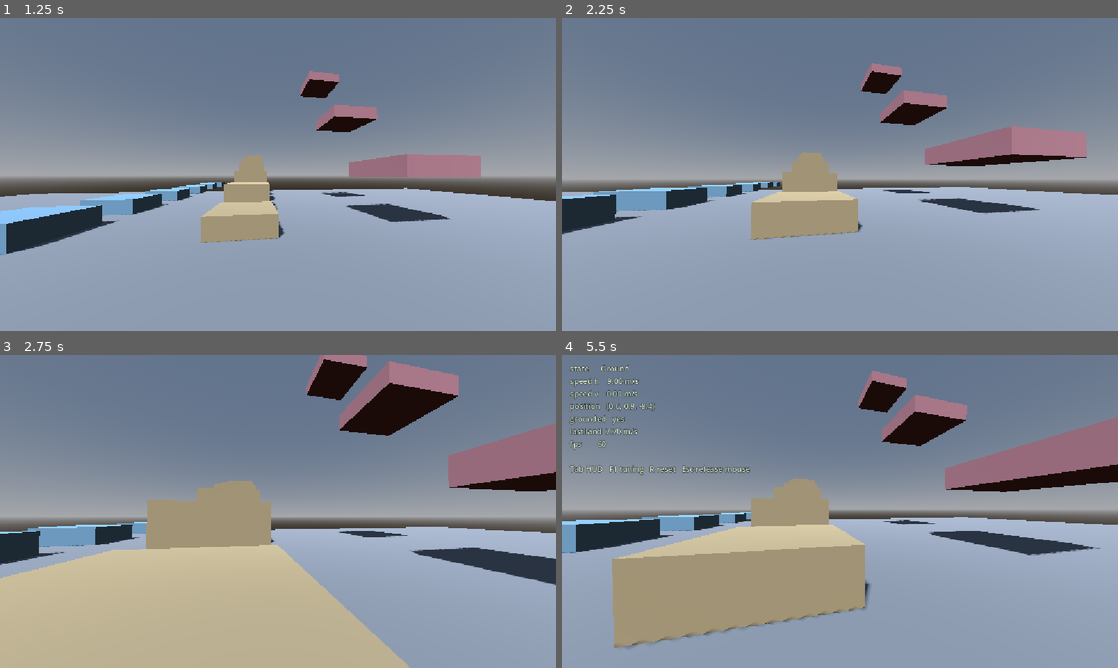
Above: before the commit, frames 1-4 (two rows, left to right).
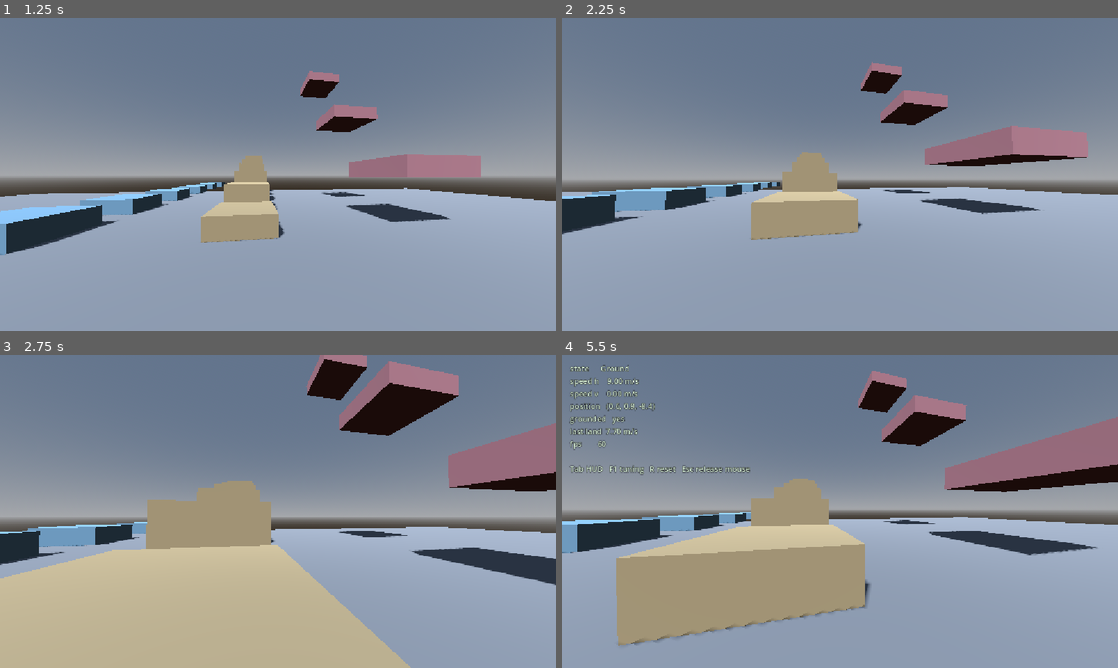
Above: after the commit, the same moments.

Repository: dragon-fish/parkour-game
Game: Godot game, scene res://scenes/main.tscn
Two runs of this game, one before a commit and one after it. Both use one fixed random seed, a clock stepped at 60 frames per second and the inputs below.
Inputs (mouse positions are in pixels of both pictures, inside the frame that each line leads up to):
- Up to frame 1 (1.25 s): tap Enter at 0.5 s; move the mouse to (305, 174) at 0.52 s; hold W from 0.53 s (still down); tap Tab at 0.6 s; tap Space at 0.77 s
- Up to frame 2 (2.25 s): keep holding W; move the mouse to (812, 174) at 1.27 s; tap R at 1.35 s; tap Space at 1.52 s; move the mouse to (851, 168) at 2.02 s; hold Shift from 2.03 s (still down)
- Up to frame 3 (2.75 s): keep holding W; keep holding Shift
- Up to frame 4 (5.5 s): keep holding W; move the mouse to (834, 517) at 2.77 s; release Shift at 2.78 s; tap Ctrl at 2.85 s; tap Space at 3.02, 3.77, 4.52 s; move the mouse to (878, 514) at 3.52 s; tap Tab at 3.6 s; move the mouse to (795, 508) at 4.27 s; tap R at 4.35 s; move the mouse to (845, 511) at 5.02 s; hold Shift from 5.03 s (still down)

Frame 1 is identical in both runs. In frame 2, 0.3% of the frame differs, in the area x 0-95%, y 14-71%; in frame 3, less than 0.1%; in frame 4, 0.8%, in the area x 2-100%, y 12-94%.

Commit message:
feat: bleed horizontal speed on landing, and reward rolling

Diff:
--- a/scripts/player/movement_config.gd
+++ b/scripts/player/movement_config.gd
@@ -45,6 +45,18 @@
 ## other parameter.
 @export var fall_recovery_depth: float = 20.0
 
+@export_group("Landing")
+## Fraction of horizontal speed kept after a flat landing at land_dip_speed_ref
+## fall speed. Below that fall speed the loss scales down proportionally; this
+## is the "speed is easy to lose" half of the momentum design.
+@export var land_speed_keep: float = 0.55
+## Same, but for a landing where the crouch key was held — the reward for
+## knowing the roll is there.
+@export var roll_speed_keep: float = 0.94
+## Minimum fall speed at which crouching counts as a roll. Below it a crouched
+## landing is just a landing, so tapping crouch constantly earns nothing.
+@export var roll_min_fall_speed: float = 5.0
+
 @export_group("Camera")
 ## Height of the camera rig above the player's origin. Baked into player.tscn
 ## as CameraRig's initial local position by tools/build_player_scene.gd, but
--- a/scripts/player/player.gd
+++ b/scripts/player/player.gd
@@ -13,6 +13,8 @@
 
 ## Downward speed at the moment of the most recent landing. Read by CameraRig.
 var last_landing_speed: float = 0.0
+## True when the most recent landing was a roll. Read by the camera and HUD.
+var last_landing_rolled: bool = false
 ## Last polled input, exposed for the debug HUD.
 var last_input: MoveInput = MoveInput.new()
 
--- a/scripts/player/states/air_state.gd
+++ b/scripts/player/states/air_state.gd
@@ -19,5 +19,19 @@
 
 	if player.is_on_floor():
 		player.last_landing_speed = impact_speed
+		_apply_landing_cost(impact_speed, input)
 		return GROUND
 	return KEEP
+
+## Landing bleeds horizontal speed in proportion to how hard the impact was.
+## Rolling — crouch held on a fast enough landing — bleeds far less. Neither
+## path ever ADDS speed, so a landing can only ever cost momentum.
+func _apply_landing_cost(impact_speed: float, input: MoveInput) -> void:
+	var severity := clampf(impact_speed / maxf(config.land_dip_speed_ref, 0.001), 0.0, 1.0)
+	var rolled: bool = input.crouch_held and impact_speed >= config.roll_min_fall_speed
+	player.last_landing_rolled = rolled
+
+	var keep_at_full: float = config.roll_speed_keep if rolled else config.land_speed_keep
+	var keep := lerpf(1.0, keep_at_full, severity)
+	player.velocity.x *= keep
+	player.velocity.z *= keep
--- /dev/null
+++ b/tests/test_landing.gd
@@ -0,0 +1,91 @@
+extends TestCase
+
+# Landing is where the "speed is hard to earn, easy to lose" rule bites. These
+# assert the ORDERING of outcomes, never the amounts, so tuning cannot break them.
+
+func _airborne_world(cfg: MovementConfig, drop_height: float) -> Dictionary:
+	var world := TestWorld.build(tree, cfg)
+	await step(1)
+	world["floor"].global_position = Vector3(0.0, -0.5, 0.0)
+	world["player"].global_position = Vector3(0.0, drop_height, 0.0)
+	await step(15)
+	return world
+
+## Runs the player up to speed on the ground, then drops it from `height` with
+## crouch either held (roll) or not, and returns the horizontal speed on landing.
+func _speed_after_drop(height: float, crouch: bool) -> float:
+	var cfg := MovementConfig.new()
+	var world := TestWorld.build(tree, cfg)
+	await step(1)
+	TestWorld.place(world)
+	await step(15)
+
+	var player: Player = world["player"]
+	var input: ScriptedInputSource = world["input"]
+	input.state.move = Vector2(0.0, 1.0)
+	input.state.sprint_held = true
+	await step(90)
+
+	# Lift the runner to the drop height without changing its horizontal motion.
+	player.global_position = Vector3(player.global_position.x, height, player.global_position.z)
+	await step(2)
+	input.state.crouch_held = crouch
+
+	for i in 400:
+		await step(1)
+		if player.state_machine.current_name == &"Ground":
+			break
+	var speed := player.horizontal_speed()
+	TestWorld.teardown(world)
+	await step(1)
+	return speed
+
+func test_a_plain_landing_costs_speed() -> void:
+	await step(1)
+	var cfg := MovementConfig.new()
+	var world := TestWorld.build(tree, cfg)
+	await step(1)
+	TestWorld.place(world)
+	await step(15)
+	var player: Player = world["player"]
+	var input: ScriptedInputSource = world["input"]
+	input.state.move = Vector2(0.0, 1.0)
+	input.state.sprint_held = true
+	await step(90)
+	var running_speed := player.horizontal_speed()
+
+	player.global_position = Vector3(player.global_position.x, 12.0, player.global_position.z)
+	for i in 400:
+		await step(1)
+		if player.state_machine.current_name == &"Ground":
+			break
+	check_greater(running_speed, player.horizontal_speed(), \
+		"a plain landing from height must cost horizontal speed")
+	TestWorld.teardown(world)
+	await step(1)
+
+func test_rolling_keeps_more_speed_than_a_plain_landing() -> void:
+	await step(1)
+	var plain := await _speed_after_drop(12.0, false)
+	var rolled := await _speed_after_drop(12.0, true)
+	check_greater(rolled, plain, "rolling must preserve more speed than landing flat")
+
+func test_a_higher_fall_costs_more_speed() -> void:
+	await step(1)
+	var shallow := await _speed_after_drop(4.0, false)
+	var deep := await _speed_after_drop(16.0, false)
+	check_greater(shallow, deep, "a deeper fall must cost more speed than a shallow one")
+
+func test_the_roll_flag_reports_which_landing_happened() -> void:
+	await step(1)
+	var cfg := MovementConfig.new()
+	var world := await _airborne_world(cfg, 12.0)
+	var player: Player = world["player"]
+	world["input"].state.crouch_held = true
+	for i in 400:
+		await step(1)
+		if player.state_machine.current_name == &"Ground":
+			break
+	check(player.last_landing_rolled, "a crouched landing from height should be flagged as a roll")
+	TestWorld.teardown(world)
+	await step(1)
Not shown, added: tests/test_landing.gd.uid
